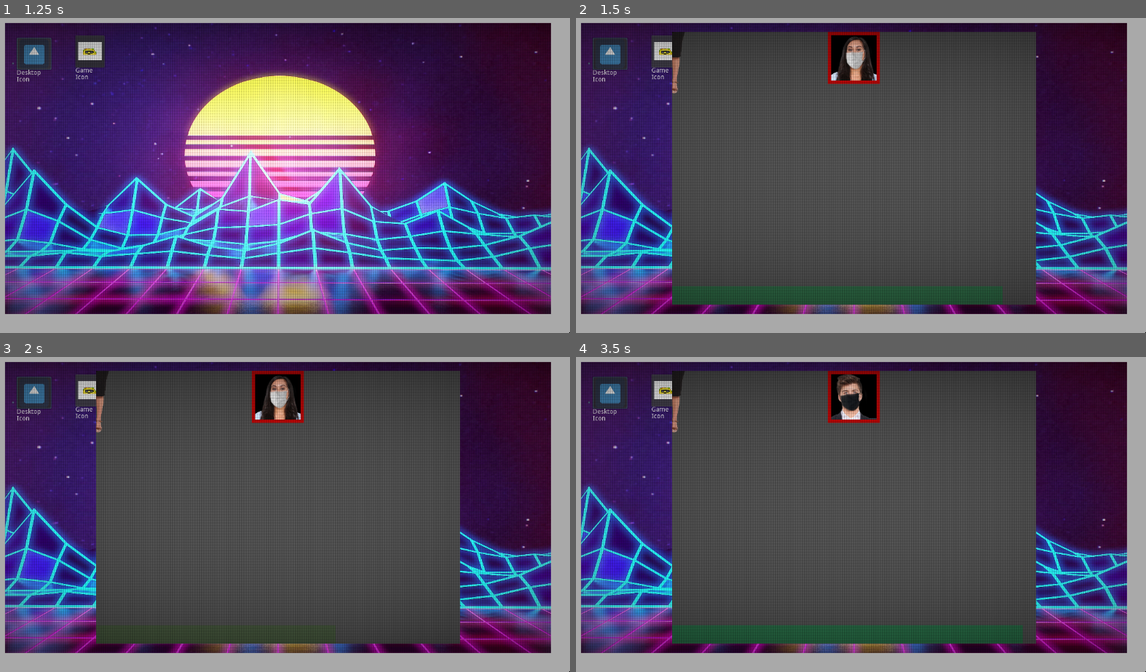
Above: before the commit, frames 1-4 (two rows, left to right).
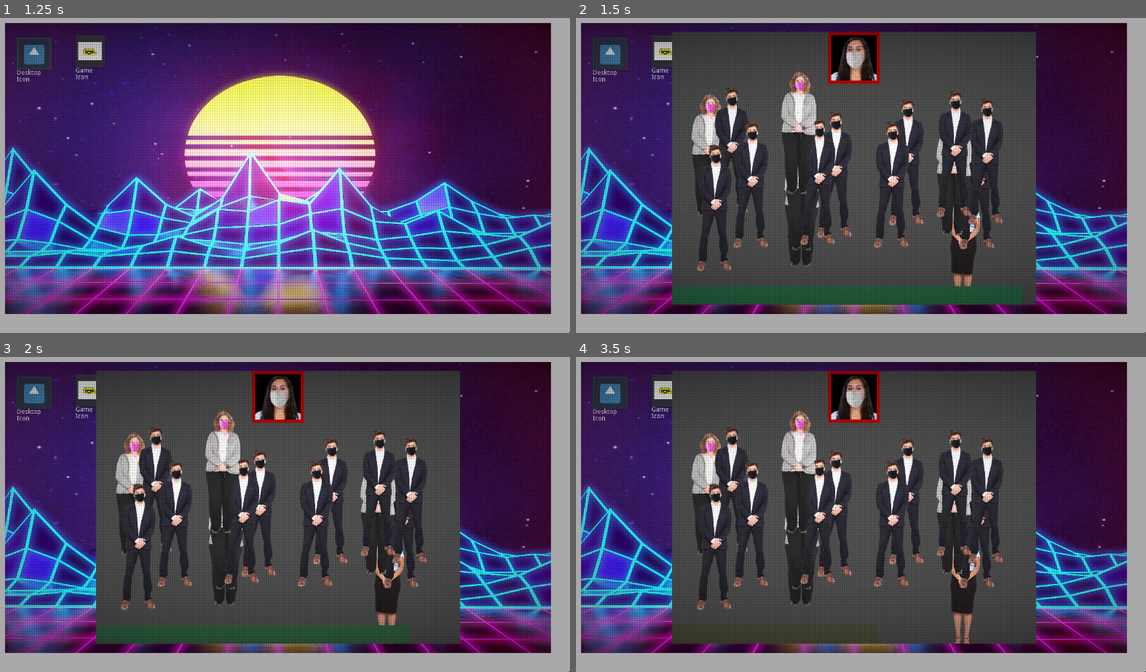
Above: after the commit, the same moments.

Repository: danc243/DistanciaSimulator
Game: Godot game, scene res://levels/main_menu/main_menu.tscn
Same seed, same stepped clock (60 frames per second), same inputs: the game is played once before the commit and once after it. The engine's default icon, where the game draws it, is replaced by a stand-in: a white triangle on a blue panel in a dark square.
Inputs:
- Up to frame 1 (1.25 s): click "Desktop Icon" at 0.5 s
- Up to frame 2 (1.5 s): click "Game Icon" at 1.25 s
- Up to frame 3 (2 s): no input
- Up to frame 4 (3.5 s): click "Desktop Icon" at 2 s; click "Game Icon" at 2.75 s

Frame 1 is identical in both runs. In frame 2, 16% of the frame differs, in the area x 16-79%, y 4-91%; in frame 3, 16%; in frame 4, 20%.

Commit message:
Logre cosa de lograr
Bugs:
-Se quitaba las escenas de la pantalla, pero no se borraba la escena y se dejaba en memoria sin poder volver a acceder a ella.
-Se bloqueaba el mouse y no se podia interactuar con el juego. Ya se puede interactuar con el juego mientras que el escritorio esta bloqueado.

Nuevas: Si, cosas de si
-Ya hay "gameplay"
-Si
-Bueno
-Algo

Diff:
--- a/actors/se_busca/El Buscado.gd
+++ b/actors/se_busca/El Buscado.gd
@@ -1,12 +1,7 @@
 extends Control
-
 
 var _buscado: int = 0
 onready var _imagen = $"face"
-
-# Called when the node enters the scene tree for the first time.
-func _ready() -> void:
-	pass # Replace with function body.
 
 
 func set_buscado(buscado: int) -> void:
--- a/actors/se_busca/Persona.gd
+++ b/actors/se_busca/Persona.gd
@@ -1,17 +1,23 @@
 extends Node2D
 
 onready var area = $"ElArea"
+onready var _imagen = $"persona"
 
 var _isBuscado: bool = false
-var _level: Node2D
+var _level: MinigameLogic
+var _persona: int = 0
 
 func _ready() -> void:
+	_imagen.texture = load(str("res://assets/se_busca/", _persona, ".png"))
 	pass
 
 func _on_Area2D_input_event(viewport: Node, event: InputEvent, shape_idx: int) -> void:
 	if(event.is_action_pressed("left_click") && _isBuscado):
-		_level.yes()
+		_level.have_won()
 
-func esElBuscado(si:bool, level:Node2D)->void :
+func esElBuscado(si:bool, level:MinigameLogic)->void :
 	_isBuscado = si
-	_level = level
+	_level = level as MinigameLogic
+
+func quePersona(persona:int)->void :
+	_persona = persona
--- a/actors/se_busca/Persona.tscn
+++ b/actors/se_busca/Persona.tscn
@@ -8,6 +8,10 @@
 
 [node name="Persona" type="Node2D"]
 script = ExtResource( 2 )
+__meta__ = {
+"_edit_horizontal_guides_": [ 464.0 ],
+"_edit_vertical_guides_": [ 136.0 ]
+}
 
 [node name="persona" type="Sprite" parent="."]
 texture = ExtResource( 1 )
--- a/actors/window_game/window_container.gd
+++ b/actors/window_game/window_container.gd
@@ -3,9 +3,9 @@
 class_name WindowContainer
 
 onready var viewport = $Viewport
-onready var testLevel = preload("res://levels/se_busca/se_busca.tscn").instance()
+#onready var testLevel = preload("res://levels/se_busca/se_busca.tscn").instance() as MinigameLogic
 onready var timerGamer  = $TimerGame
-var currentNode
+var currentNode = null
 const cantidadDeMinijuegos: int = 3
 
 var _rng = RandomNumberGenerator.new()
@@ -14,9 +14,10 @@
 
 func _ready():
 	_rng.randomize()
-	currentNode = testLevel
-	viewport.add_child(currentNode)
-	timerGamer.initTimer(2)
+	#currentNode = testLevel
+	#viewport.add_child(currentNode)
+	#timerGamer.initTimer(2)
+	_loadLevel()
 
 
 func _on_TimerGame_timer_gamer_start():
@@ -28,7 +29,9 @@
 	_loadLevel()
 
 func _loadLevel()->void:
-	viewport.remove_child(currentNode)
+	if(currentNode!=null):
+		viewport.remove_child(currentNode)
+		currentNode.queue_free()
 
 	var ran = _rng.randi_range(0, cantidadDeMinijuegos-1)
 	var st: String = ""
--- a/actors/window_game/window_container.tscn
+++ b/actors/window_game/window_container.tscn
@@ -13,9 +13,39 @@
 "_edit_use_anchors_": false
 }
 
+[node name="BlockMouse" type="Control" parent="."]
+__meta__ = {
+"_edit_use_anchors_": false
+}
+
+[node name="Left" type="Control" parent="BlockMouse"]
+margin_left = -459.0
+margin_top = -188.0
+margin_right = -1.0
+margin_bottom = 720.0
+
+[node name="Right" type="Control" parent="BlockMouse"]
+margin_left = 800.0
+margin_top = -188.0
+margin_right = 1279.0
+margin_bottom = 720.0
+
+[node name="Up" type="Control" parent="BlockMouse"]
+margin_left = -575.0
+margin_top = -426.0
+margin_right = 1706.0
+margin_bottom = -1.0
+
+[node name="Down" type="Control" parent="BlockMouse"]
+margin_left = -575.0
+margin_top = 600.0
+margin_right = 1706.0
+margin_bottom = 1025.0
+
 [node name="WindowContainer" type="ViewportContainer" parent="."]
 margin_right = 800.0
 margin_bottom = 600.0
+mouse_filter = 2
 script = ExtResource( 1 )
 __meta__ = {
 "_edit_use_anchors_": false
--- a/levels/MinigameLogic.gd
+++ b/levels/MinigameLogic.gd
@@ -11,18 +11,33 @@
 func init(difficulty: int, referenceParent: Object):
 	self._reference = referenceParent
 	self.difficulty = difficulty
-	connect("you_win", _reference, "you_win_game")
-	connect("you_lose", _reference, "you_lose_game")
-	referenceParent.connect("timerEndsParent", self, "_timer_end")
+	_connect()
 
 func _timer_start():
-	print("inició el timer en nivel")
+	# print("inició el timer en nivel")
 	pass
 
 func _timer_end():
 #	todo manejar como se acaba este nivel, poner el flash o video de que perdiste
+	_disconnect()
+	print ("terminó el timer en nivel")
+	pass
+
+func have_won():
+	print("have_won en MinigameLogic")
+	pass
+
+func have_lost():
+	pass
+
+func _disconnect():
 	disconnect("you_win", _reference, "you_win_game")
 	disconnect("you_lose", _reference, "you_lose_game")
 	_reference.disconnect("timerEndsParent", self, "_timer_end")
-	print ("terminó el timer en nivel")
 	pass
+
+func _connect():
+	connect("you_win", _reference, "you_win_game")
+	connect("you_lose", _reference, "you_lose_game")
+	_reference.connect("timerEndsParent", self, "_timer_end")
+	pass
--- a/levels/mad_max/mad_max.tscn
+++ b/levels/mad_max/mad_max.tscn
@@ -2,7 +2,6 @@
 
 [ext_resource path="res://actors/timer/timer_game.tscn" type="PackedScene" id=1]
 
-
 [node name="MadMax" type="Node"]
 
 [node name="Timer" parent="." instance=ExtResource( 1 )]
--- a/levels/se_busca/se_busca.gd
+++ b/levels/se_busca/se_busca.gd
@@ -2,26 +2,70 @@
 
 export var dificultad: int = 0
 var _buscado: int = 0
-var _cantidadDePersonas: int = 0
+var _cantidadDePersonas: int = 15
 var _tiposDePersonas: int = 3
 onready var marco = $"El Buscado"
+onready var LasPersonas = $"Las Personas"
 
-var spawned = preload("res://actors/se_busca/Persona.tscn").instance()
 var _rng = RandomNumberGenerator.new()
 
-
-# Called when the node enters the scene tree for the first time.
 func _ready() -> void:
 	_rng.randomize()
 	_buscado = _set_buscado()
-	spawned.esElBuscado(true, get_node("../Level"))
-	get_node("Las Personas").add_child(spawned)
-
+	_spawnRandomPeople()
 
 func _set_buscado()-> int:
 	var out = _rng.randi_range(0, _tiposDePersonas-1)
 	marco.set_buscado(out)
 	return out
 
-func yes()-> void:
-	print("lmao")
+func _spawnRandomPeople() -> void:
+	var elNivel = self
+	var hardcorePos = Vector2(_rng.randf_range(0,800), _rng.randf_range(0,600))
+
+	_spawnPerson(_buscado, true, hardcorePos, elNivel, preload("res://actors/se_busca/Persona.tscn"))
+
+	for i in range(_cantidadDePersonas):
+		var num = _buscado
+
+		while num == _buscado:
+			num = _rng.randi_range(0,_tiposDePersonas-1)
+
+		var pos = Vector2(_rng.randf_range(0+65,800-65), _rng.randf_range(0+200,600-200))
+
+		_spawnPerson(num, false, pos, elNivel, preload("res://actors/se_busca/Persona.tscn"))
+		pass
+
+	pass
+
+func _spawnPerson(quePersona: int, esElBuscado: bool, pos: Vector2, elNivel, spawnedLoaded):
+	var spawned = spawnedLoaded.instance() as Node2D
+	spawned.esElBuscado(esElBuscado, elNivel)
+	spawned.quePersona(quePersona)
+	spawned.position = pos
+	spawned.scale = Vector2(0.3,0.3)
+	LasPersonas.add_child(spawned)
+	pass
+
+func have_won()-> void:
+	# wait so how?
+	# ._timer_end()
+	.have_won()
+	print("have_won en se_busca")
+	pass
+
+func have_lost()-> void:
+	# wait so how?
+	# ._timer_end()
+	.have_lost()
+	pass
+
+func _timer_start():
+	print("inició el timer en se_busca")
+	._timer_start()
+	pass
+
+func _timer_end():
+	print ("terminó el timer en se_busca")
+	._timer_end()
+	pass
--- a/levels/se_busca/se_busca.tscn
+++ b/levels/se_busca/se_busca.tscn
@@ -7,7 +7,6 @@
 script = ExtResource( 1 )
 
 [node name="Las Personas" type="Node2D" parent="."]
-scale = Vector2( 0.3, 0.3 )
 
 [node name="El Buscado" parent="." instance=ExtResource( 2 )]
 margin_left = 343.0
